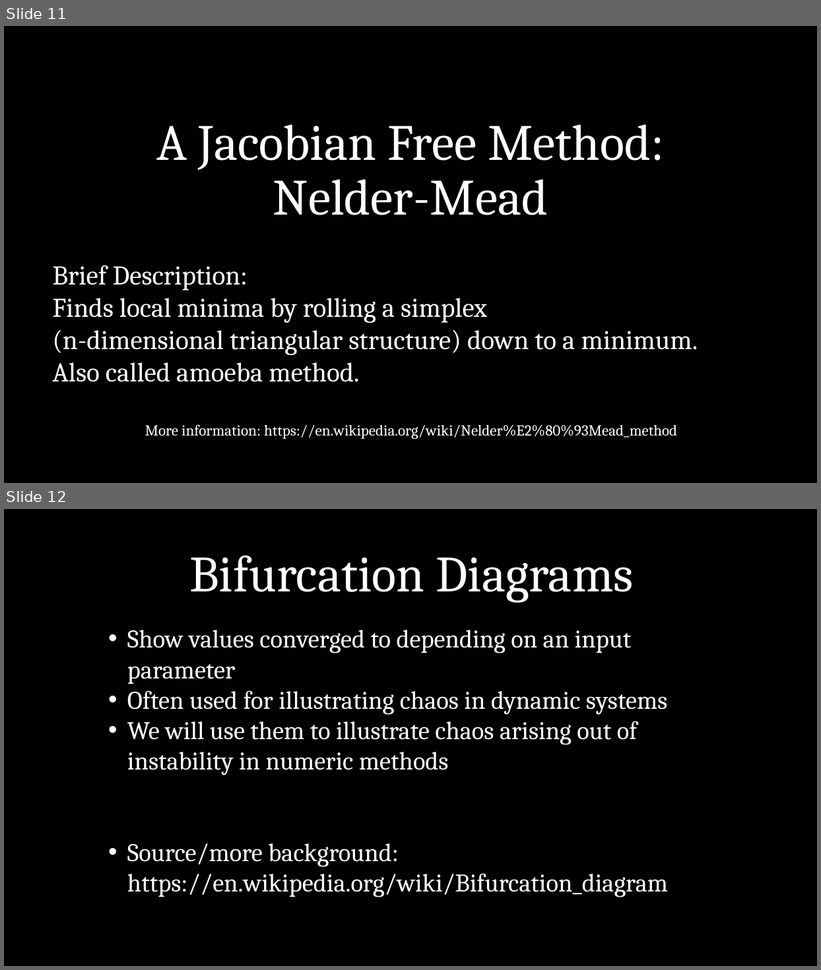
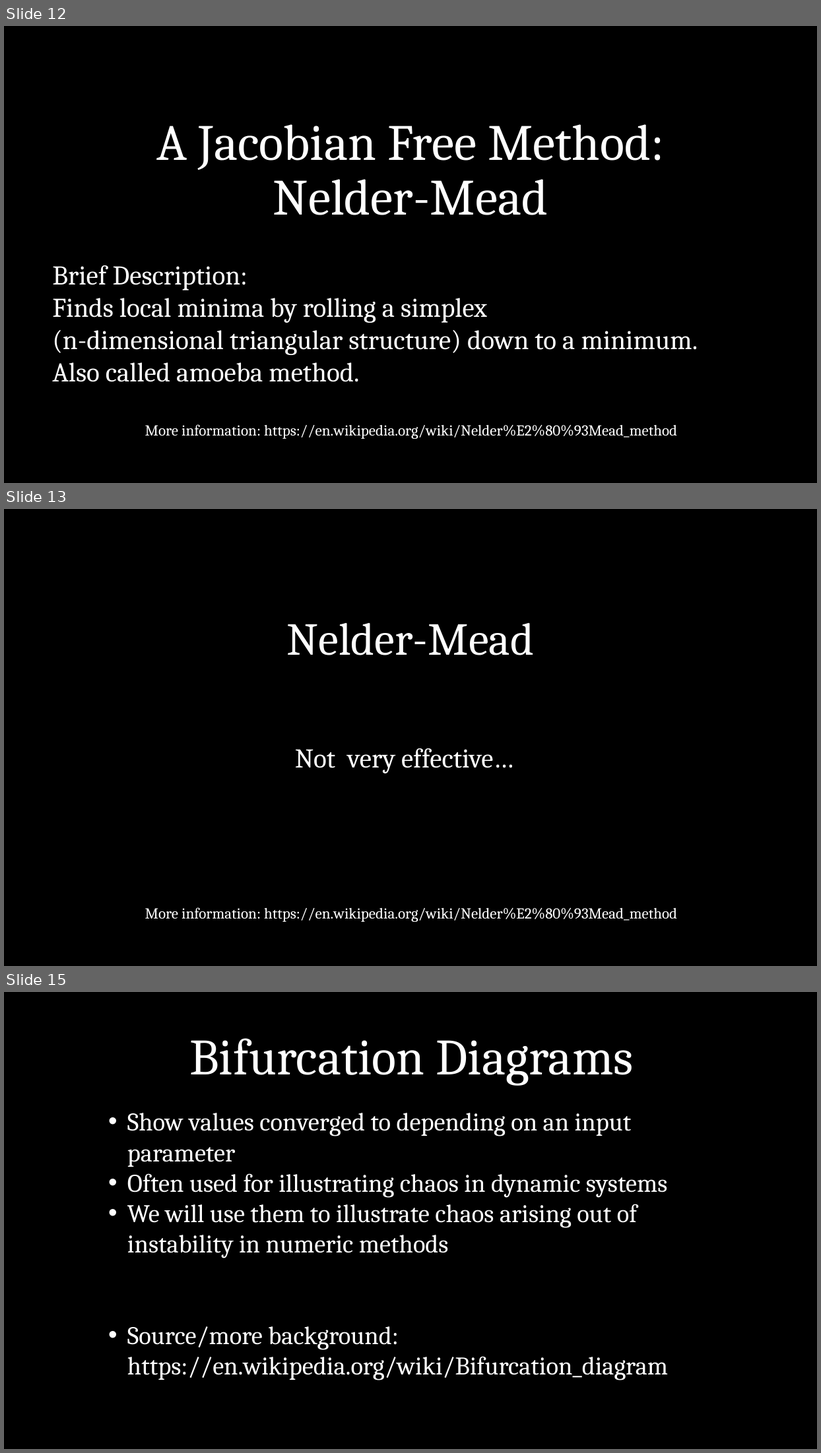
Before and after one commit to stephen-bapple/numerical-analysis, a slide deck: Lennard-Jones Structures.pptx. Shown one above the other, each under a label of ours: slides 11 and 12 before the commit, slides 12, 13 and 15 after it; the slides between them are not shown. The pictures are 821x970 and 821x1453 pixels, drawn with LibreOffice and Linux fonts; fonts in the diff are those of the drawing. Boxes give left, top, right and bottom in pixels: in the first picture for what was removed or moved away, otherwise in the second. Text is boxed around its words. In the diff, an @@ line names an element or a change of style, - is before the commit and + after.

```diff
--- a/Lennard-Jones Structures.pptx
+++ b/Lennard-Jones Structures.pptx
@@ slide 13 added at <box>4,509,817,966</box>, background #000000 @@
@@ title added at <box>287,623,535,656</box>, 54 pt, text #FFFFFF @@
+Nelder-Mead
@@ text added at <box>295,749,514,774</box>, 32 pt, text #FFFFFF @@
+Not very effective…
@@ text added at <box>145,908,677,922</box>, 18 pt, text #FFFFFF @@
+More information: https://en.wikipedia.org/wiki/Nelder%E2%80%93Mead_method
@@ what was slide 11 is now slide 12 @@
@@ what was slide 12 is now slide 15 @@
```
Also in this commit, not shown: 2 other slides added.
